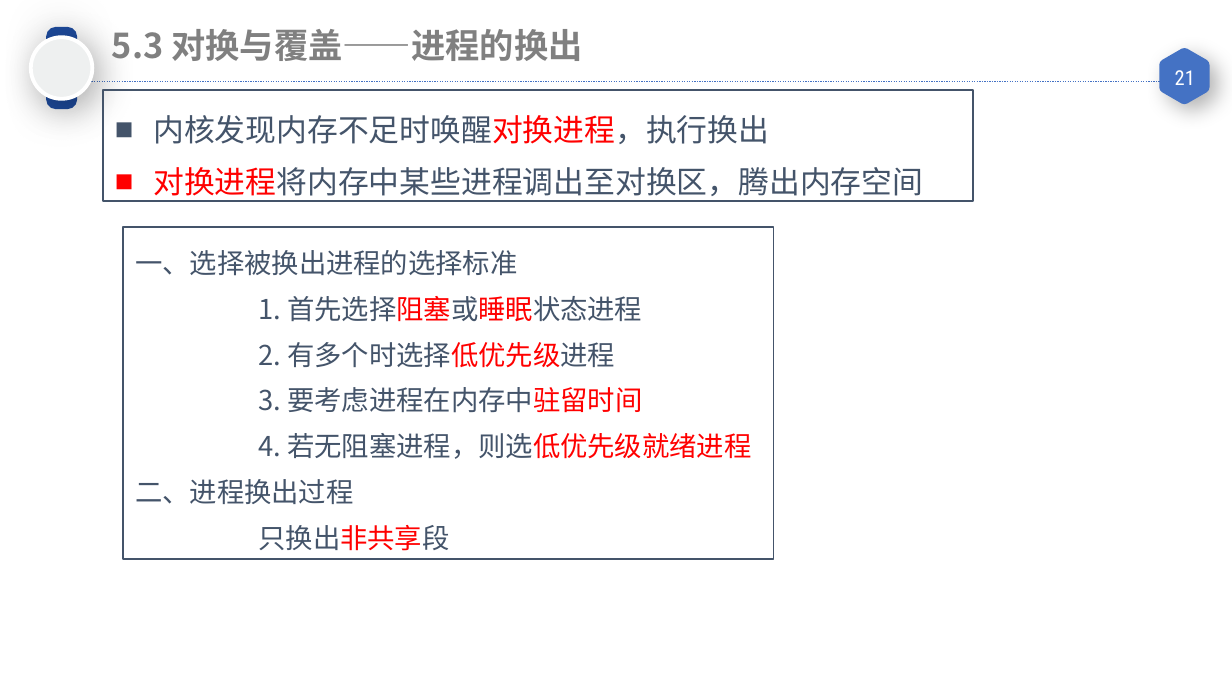
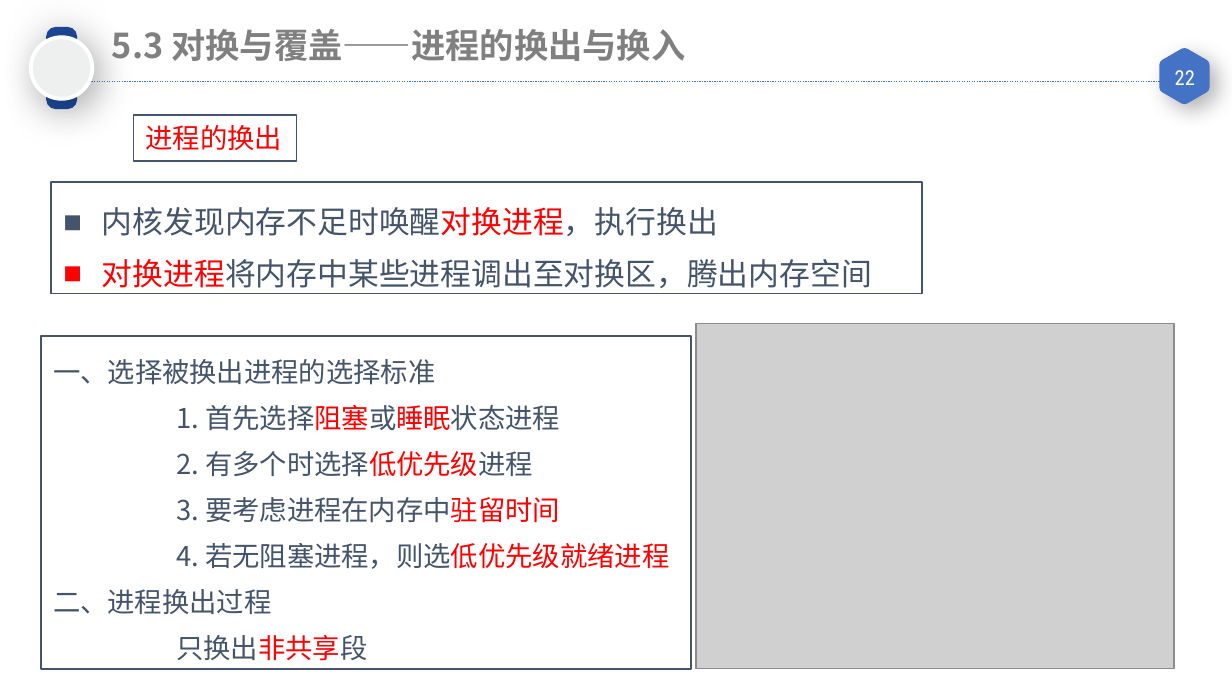
Before and after one commit to GALA-Lin/CUPK-lib, a slide deck: slide 22 of 计算机操作系统/05 内存管理-连续内存分配.pptx (slide 21 before the commit). Drawn at 1232x693 pixels with LibreOffice and Linux fonts; fonts in the diff are those of the drawing; grey boxes stand for pictures. Boxes give left, top, right and bottom in pixels: in the first picture for what was removed or moved away, otherwise in the second. Text is boxed around its words. In the diff, an @@ line names an element or a change of style, - is before the commit and + after.

```diff
--- a/计算机操作系统/05 内存管理-连续内存分配.pptx
+++ b/计算机操作系统/05 内存管理-连续内存分配.pptx
@@ text at <box>112,29,685,61</box>: text changed @@
-5.3 对换与覆盖——进程的换出
+5.3 对换与覆盖——进程的换出与换入
@@ page number at <box>1175,70,1195,85</box>: text changed @@
-21
+22
@@ rectangle added at <box>133,116,296,161</box>, outline #44546A 1 pt, 16 pt, text #FF0000 @@
+进程的换出
@@ rectangle "内核发现内存不足时唤醒对换进程，执行换出": place and size @@
-rectangle "内核发现内存不足时唤醒对换进程，执行换出" at <box>102,90,973,201</box>
+rectangle "内核发现内存不足时唤醒对换进程，执行换出" at <box>52,182,923,293</box>
@@ picture added at <box>696,324,1174,669</box> @@
@@ rectangle "一、选择被换出进程的选择标准": place and size @@
-rectangle "一、选择被换出进程的选择标准" at <box>123,227,774,559</box>
+rectangle "一、选择被换出进程的选择标准" at <box>41,336,691,669</box>
```
Also in this commit, not shown: 9 other slides changed, 2 slides added, 1 slide removed, 2 other files.
